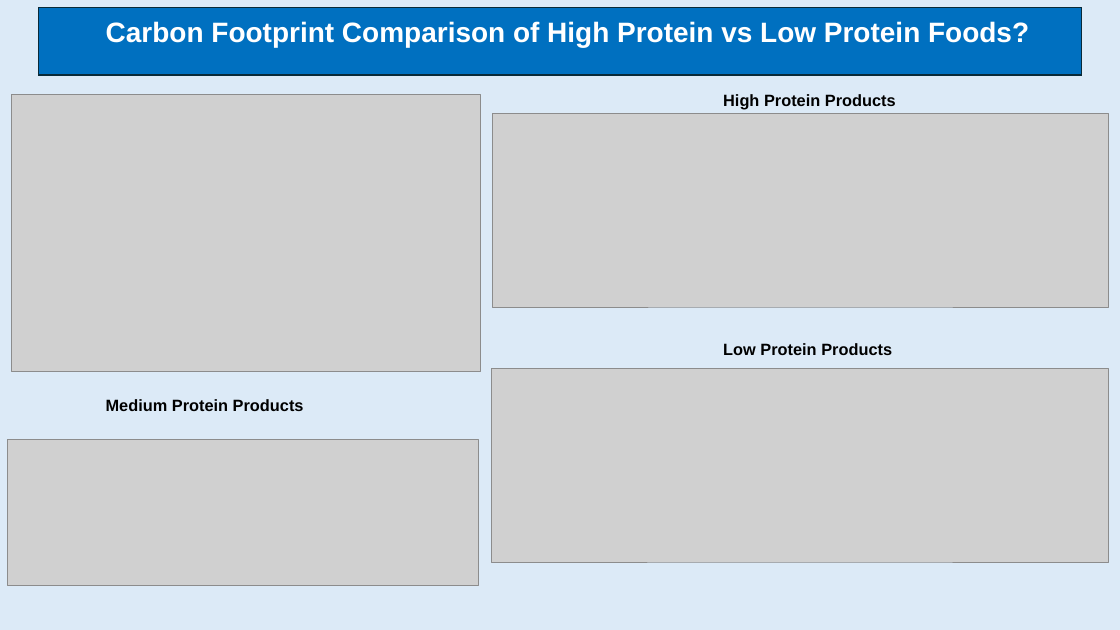
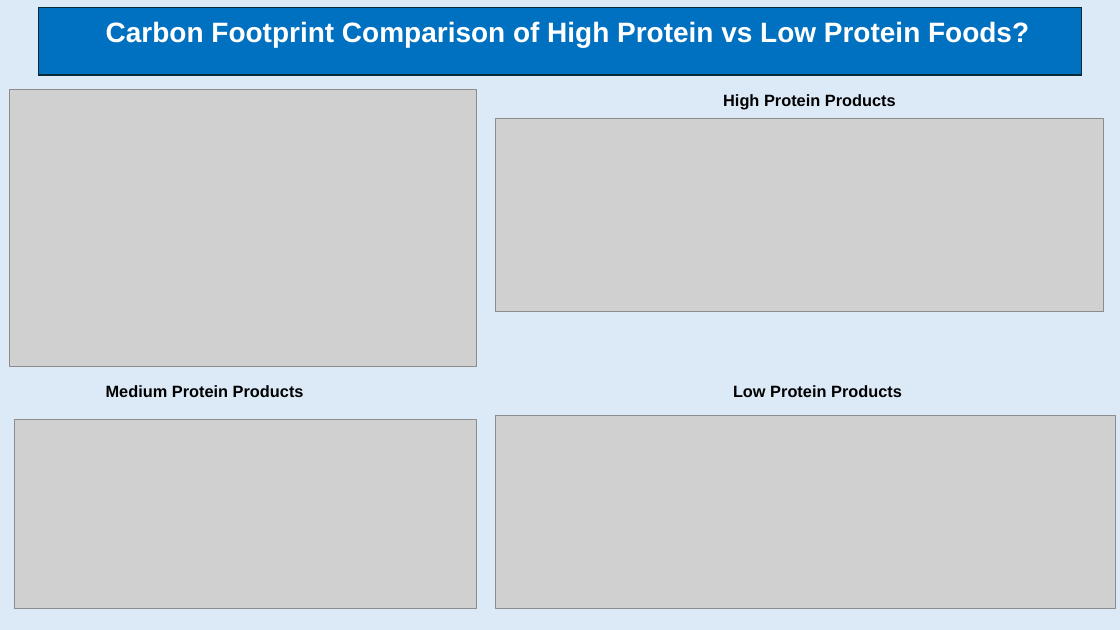
Before and after one commit to KaterinaLama/Project_2, a slide deck: slide 5 of presentation/Project_2.pptx (slide 9 before the commit). Drawn at 1120x630 pixels with LibreOffice and Linux fonts; fonts in the diff are those of the drawing; grey boxes stand for pictures. Boxes give left, top, right and bottom in pixels: in the first picture for what was removed or moved away, otherwise in the second. Text is boxed around its words. In the diff, an @@ line names an element or a change of style, - is before the commit and + after.

```diff
--- a/presentation/Project_2.pptx
+++ b/presentation/Project_2.pptx
@@ picture: place and size @@
-picture at <box>12,95,481,372</box>
+picture at <box>10,89,476,366</box>
@@ picture: place and size @@
-picture at <box>493,114,1109,308</box>
+picture at <box>496,118,1104,312</box>
@@ text "Medium Protein Products": place and size @@
-text "Medium Protein Products" at <box>106,399,304,411</box>
+text "Medium Protein Products" at <box>106,385,304,397</box>
@@ text "Low Protein Products": place and size @@
-text "Low Protein Products" at <box>723,343,892,355</box>
+text "Low Protein Products" at <box>733,385,902,397</box>
@@ picture: place and size @@
-picture at <box>492,369,1109,562</box>
+picture at <box>496,415,1116,608</box>
@@ picture: place and size @@
-picture at <box>8,439,478,586</box>
+picture at <box>14,420,476,609</box>
```
Also in this commit, not shown: 1 other slide changed, 1 slide added, 1 other file.
